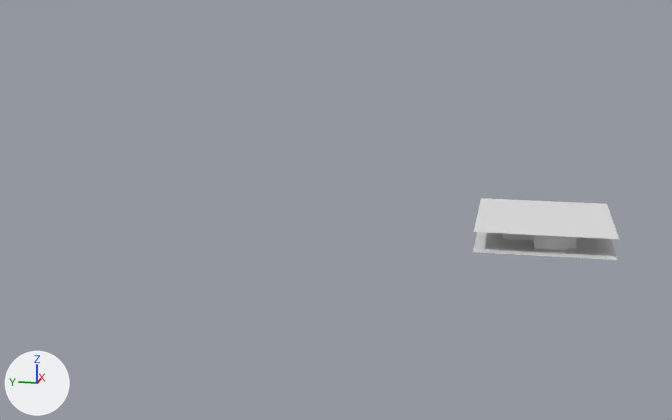
What one commit did to the FBX model Assets/Art/Models/Interiors/cafe_interior.fbx.
The view is the same before and after, from a camera (50 mm lens) standing at (-233.6, 4.3, 52.9) and looking at (-64.2, 38.2, 10.6). Arrows for +X, +Y and +Z are at lower left; the lights stay in place. Both versions are drawn at frame 1 of the action 'Take 001'; the numbers are the values there.

The older version as bpy lines, for what is in view:
```python
me_mesh_008 = bpy.data.meshes.new('Mesh.008')
me_mesh_008.from_pydata(...)  # 82 vertices, 53 faces; spans x -2.53..2.12, y -1.8..1.76, z 0.0..0.88
me_mesh_010 = bpy.data.meshes.new('Mesh.010')
me_mesh_010.from_pydata([(-15.2, -14.1, 4.0), (15.2, -14.1, 4.0), (-15.2, 14.1, 4.0), (15.2, 14.1, 4.0)], [], [(3, 1, 0, 2)])
me_mesh_024 = bpy.data.meshes.new('Mesh.024')
me_mesh_024.from_pydata([(-15.2, -14.1, 0.0), (15.2, -14.1, 0.0), (-15.2, 14.1, 0.0), (15.2, 14.1, 0.0)], [], [(0, 1, 3, 2)])
ob_floor = bpy.data.objects.new('floor', me_mesh_024)
ob_floor.parent = ob_cafeinterior
ob_floor.location = (0.0, 0.0, 0.0)
ob_roof = bpy.data.objects.new('roof', me_mesh_010)
ob_roof.parent = ob_cafeinterior
ob_roof.location = (0.284, -0.0226, 0.147)
ob_walls001 = bpy.data.objects.new('walls001', me_mesh_008)
ob_walls001.parent = ob_cafeinterior
ob_walls001.location = (0.0, 0.0, 0.0)
ob_walls001.rotation_euler = (0.0, 0.0, -3.142)  # degrees (0, 0, -180)
ob_walls001.scale = (4.8, 4.8, 4.45)
```
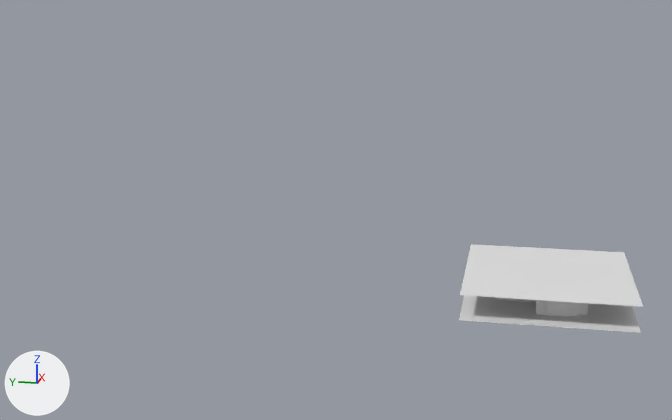
The change in detail:
Mesh me_mesh_036_1 is new.
It has 74 vertices, 46 faces and spans x -2.53..2.12, y -1.8..1.76, z 0.0..0.88.
In object 'roof' (ob_roof), parent goes from ob_cafeinterior to ob_cafeinteriornew.
In object 'floor' (ob_floor), parent goes from ob_cafeinterior to ob_cafeinteriornew.
Object 'walls001' (ob_walls001) is deleted.
Object 'cafeInteriorNew' (ob_cafeinteriornew) is new.
Its location is (-75.88, -1.378, -0.00131).
Object 'walls003' (ob_walls003) is new; it shows me_mesh_036_1.
Its parent is ob_cafeinteriornew.
Its location is (0.0, 0.0, 0.0).
Its rotation in degrees is (0, 0, -180).
Its scale is (4.8, 4.8, 4.45).

Pixel boxes (x1, y1, x2, y2) of what changed, in the pictures (672 x 420 px):
'roof', moved: before (474, 198, 619, 239); after (460, 244, 643, 307)
'floor', moved: before (473, 232, 618, 260); after (459, 295, 641, 333)
'walls003', added: after (497, 298, 588, 317)
'walls001', deleted: before (503, 233, 576, 250)
